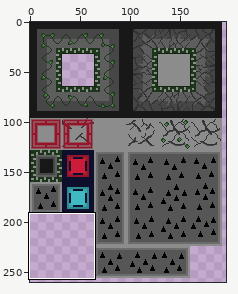
A sprite sheet gets an edit: assets/tileset.png. Above, an overview of the earlier version with the close-up marked.
Close-up. Earlier state:
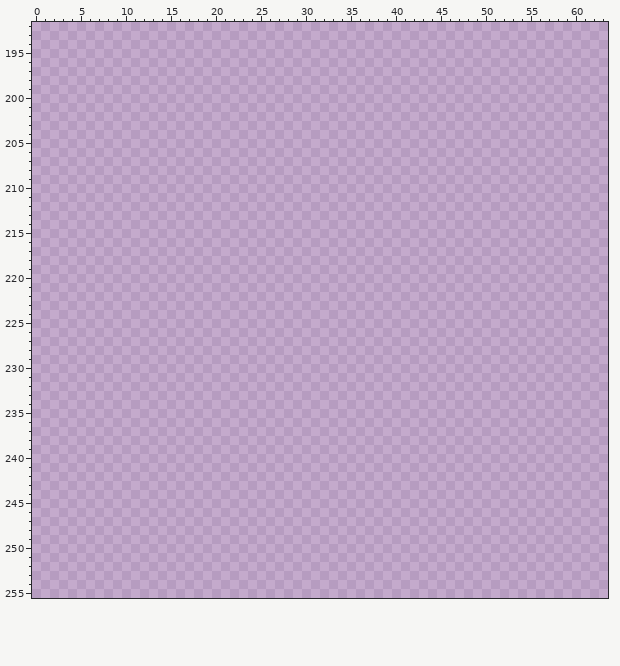
The file is 320x320 pixels. Colours within 5 levels of each other are drawn and written as one. Shown: x 0..63, y 192..255. The wide view leaves out empty margins.
The same view after the edit:
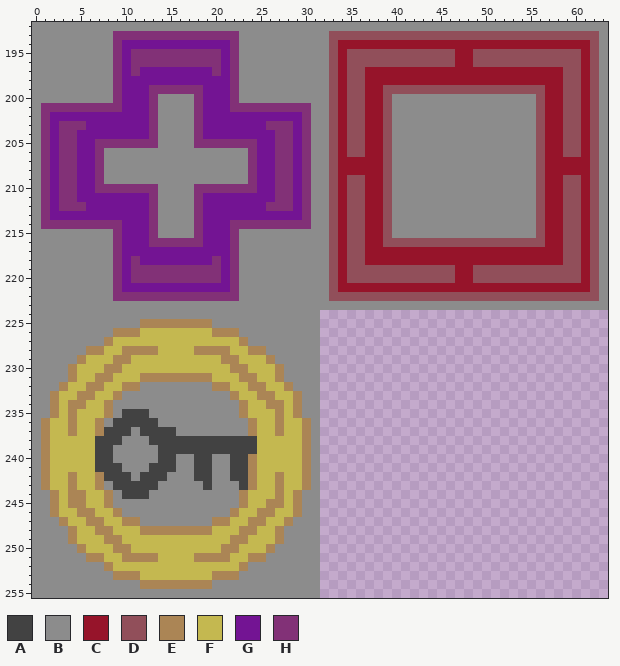
Palette (. is transparent): A #424242  B #8c8c8c  C #96142a  D #914f5a  E #ab8555  F #c4b850  G #731493  H #823177
From old to new:
@@ x 0..63 @@
-192 ................................................................
-193 ................................................................
-194 ................................................................
-195 ................................................................
-196 ................................................................
-197 ................................................................
-198 ................................................................
-199 ................................................................
-200 ................................................................
-201 ................................................................
-202 ................................................................
-203 ................................................................
-204 ................................................................
-205 ................................................................
-206 ................................................................
-207 ................................................................
-208 ................................................................
-209 ................................................................
-210 ................................................................
-211 ................................................................
-212 ................................................................
-213 ................................................................
-214 ................................................................
-215 ................................................................
-216 ................................................................
-217 ................................................................
-218 ................................................................
-219 ................................................................
-220 ................................................................
-221 ................................................................
-222 ................................................................
-223 ................................................................
-224 ................................................................
-225 ................................................................
-226 ................................................................
-227 ................................................................
-228 ................................................................
-229 ................................................................
-230 ................................................................
-231 ................................................................
-232 ................................................................
-233 ................................................................
-234 ................................................................
-235 ................................................................
-236 ................................................................
-237 ................................................................
-238 ................................................................
-239 ................................................................
-240 ................................................................
-241 ................................................................
-242 ................................................................
-243 ................................................................
-244 ................................................................
-245 ................................................................
-246 ................................................................
-247 ................................................................
-248 ................................................................
-249 ................................................................
-250 ................................................................
-251 ................................................................
-252 ................................................................
-253 ................................................................
-254 ................................................................
-255 ................................................................
+192 BBBBBBBBBBBBBBBBBBBBBBBBBBBBBBBBBBBBBBBBBBBBBBBBBBBBBBBBBBBBBBBB
+193 BBBBBBBBBHHHHHHHHHHHHHHBBBBBBBBBBDDDDDDDDDDDDDDDDDDDDDDDDDDDDDDB
+194 BBBBBBBBBHGGGGGGGGGGGGHBBBBBBBBBBDCCCCCCCCCCCCCCCCCCCCCCCCCCCCDB
+195 BBBBBBBBBHGHHHHHHHHHHGHBBBBBBBBBBDCDDDDDDDDDDDDCCDDDDDDDDDDDDCDB
+196 BBBBBBBBBHGHHHHHHHHHHGHBBBBBBBBBBDCDDDDDDDDDDDDCCDDDDDDDDDDDDCDB
+197 BBBBBBBBBHGHGGGGGGGGHGHBBBBBBBBBBDCDDCCCCCCCCCCCCCCCCCCCCCCDDCDB
+198 BBBBBBBBBHGGGGGGGGGGGGHBBBBBBBBBBDCDDCCCCCCCCCCCCCCCCCCCCCCDDCDB
+199 BBBBBBBBBHGGGHHHHHHGGGHBBBBBBBBBBDCDDCCDDDDDDDDDDDDDDDDDDCCDDCDB
+200 BBBBBBBBBHGGGHBBBBHGGGHBBBBBBBBBBDCDDCCDBBBBBBBBBBBBBBBBDCCDDCDB
+201 BHHHHHHHHHGGGHBBBBHGGGHHHHHHHHHBBDCDDCCDBBBBBBBBBBBBBBBBDCCDDCDB
+202 BHGGGGGGGGGGGHBBBBHGGGGGGGGGGGHBBDCDDCCDBBBBBBBBBBBBBBBBDCCDDCDB
+203 BHGHHHGGGGGGGHBBBBHGGGGGGGHHHGHBBDCDDCCDBBBBBBBBBBBBBBBBDCCDDCDB
+204 BHGHHGGGGGGGGHBBBBHGGGGGGGGHHGHBBDCDDCCDBBBBBBBBBBBBBBBBDCCDDCDB
+205 BHGHHGGHHHHHHHBBBBHHHHHHHGGHHGHBBDCDDCCDBBBBBBBBBBBBBBBBDCCDDCDB
+206 BHGHHGGHBBBBBBBBBBBBBBBBHGGHHGHBBDCDDCCDBBBBBBBBBBBBBBBBDCCDDCDB
+207 BHGHHGGHBBBBBBBBBBBBBBBBHGGHHGHBBDCCCCCDBBBBBBBBBBBBBBBBDCCCCCDB
+208 BHGHHGGHBBBBBBBBBBBBBBBBHGGHHGHBBDCCCCCDBBBBBBBBBBBBBBBBDCCCCCDB
+209 BHGHHGGHBBBBBBBBBBBBBBBBHGGHHGHBBDCDDCCDBBBBBBBBBBBBBBBBDCCDDCDB
+210 BHGHHGGHHHHHHHBBBBHHHHHHHGGHHGHBBDCDDCCDBBBBBBBBBBBBBBBBDCCDDCDB
+211 BHGHHGGGGGGGGHBBBBHGGGGGGGGHHGHBBDCDDCCDBBBBBBBBBBBBBBBBDCCDDCDB
+212 BHGHHHGGGGGGGHBBBBHGGGGGGGHHHGHBBDCDDCCDBBBBBBBBBBBBBBBBDCCDDCDB
+213 BHGGGGGGGGGGGHBBBBHGGGGGGGGGGGHBBDCDDCCDBBBBBBBBBBBBBBBBDCCDDCDB
+214 BHHHHHHHHHGGGHBBBBHGGGHHHHHHHHHBBDCDDCCDBBBBBBBBBBBBBBBBDCCDDCDB
+215 BBBBBBBBBHGGGHBBBBHGGGHBBBBBBBBBBDCDDCCDBBBBBBBBBBBBBBBBDCCDDCDB
+216 BBBBBBBBBHGGGHHHHHHGGGHBBBBBBBBBBDCDDCCDDDDDDDDDDDDDDDDDDCCDDCDB
+217 BBBBBBBBBHGGGGGGGGGGGGHBBBBBBBBBBDCDDCCCCCCCCCCCCCCCCCCCCCCDDCDB
+218 BBBBBBBBBHGHGGGGGGGGHGHBBBBBBBBBBDCDDCCCCCCCCCCCCCCCCCCCCCCDDCDB
+219 BBBBBBBBBHGHHHHHHHHHHGHBBBBBBBBBBDCDDDDDDDDDDDDCCDDDDDDDDDDDDCDB
+220 BBBBBBBBBHGHHHHHHHHHHGHBBBBBBBBBBDCDDDDDDDDDDDDCCDDDDDDDDDDDDCDB
+221 BBBBBBBBBHGGGGGGGGGGGGHBBBBBBBBBBDCCCCCCCCCCCCCCCCCCCCCCCCCCCCDB
+222 BBBBBBBBBHHHHHHHHHHHHHHBBBBBBBBBBDDDDDDDDDDDDDDDDDDDDDDDDDDDDDDB
+223 BBBBBBBBBBBBBBBBBBBBBBBBBBBBBBBBBBBBBBBBBBBBBBBBBBBBBBBBBBBBBBBB
+224 BBBBBBBBBBBBBBBBBBBBBBBBBBBBBBBB................................
+225 BBBBBBBBBBBBEEEEEEEEBBBBBBBBBBBB................................
+226 BBBBBBBBBEEEFFFFFFFFEEEBBBBBBBBB................................
+227 BBBBBBBBEFFFFFFFFFFFFFFEBBBBBBBB................................
+228 BBBBBBEEFFEEEEFFFFEEEEFFEEBBBBBB................................
+229 BBBBBEFFFEEFFFFFFFFFFEEFFFEBBBBB................................
+230 BBBBEFFFEEFFFFFFFFFFFFEEFFFEBBBB................................
+231 BBBBEFFEEFFFEEEEEEEEFFFEEFFEBBBB................................
+232 BBBEFFEEFFEEBBBBBBBBEEFFEEFFEBBB................................
+233 BBEFFEEFFEBBBBBBBBBBBBEFFEEFFEBB................................
+234 BBEFEEFFEBBBBBBBBBBBBBBEFFEEFEBB................................
+235 BBEFEFFFEBAAABBBBBBBBBBEFFFEFEBB................................
+236 BEFFEFFEBAAAAABBBBBBBBBBEFFEFFEB................................
+237 BEFFEFFEAAABAAAABBBBBBBBEFFEFFEB................................
+238 BEFFFFFAAABBBAAAAAAAAAAAAFFFFFEB................................
+239 BEFFFFFAABBBBBAAAAAAAAAAAFFFFFEB................................
+240 BEFFFFFAABBBBBAABBAABBAAEFFFFFEB................................
+241 BEFFFFFAAABBBAAABBAABBAAEFFFFFEB................................
+242 BEFFEFFEAAABAAABBBAABBAAEFFEFFEB................................
+243 BEFFEFFEBAAAAABBBBBABBBAEFFEFFEB................................
+244 BBEFEEFFEBAAABBBBBBBBBBEFFFEFEBB................................
+245 BBEFEEFFEBBBBBBBBBBBBBBEFFEEFEBB................................
+246 BBEFFEEFFEBBBBBBBBBBBBEFFEEFFEBB................................
+247 BBBEFFEEFFEEBBBBBBBBEEFFEEFFEBBB................................
+248 BBBBEFFEEFFFEEEEEEEEFFFEEFFEBBBB................................
+249 BBBBEFFFEEFFFFFFFFFFFFEEFFFEBBBB................................
+250 BBBBBEFFFEEFFFFFFFFFFEEFFFEBBBBB................................
+251 BBBBBBEEFFEEEEFFFFEEEEFFEEBBBBBB................................
+252 BBBBBBBBEFFFFFFFFFFFFFFEBBBBBBBB................................
+253 BBBBBBBBBEEEFFFFFFFFEEEBBBBBBBBB................................
+254 BBBBBBBBBBBBEEEEEEEEBBBBBBBBBBBB................................
+255 BBBBBBBBBBBBBBBBBBBBBBBBBBBBBBBB................................
